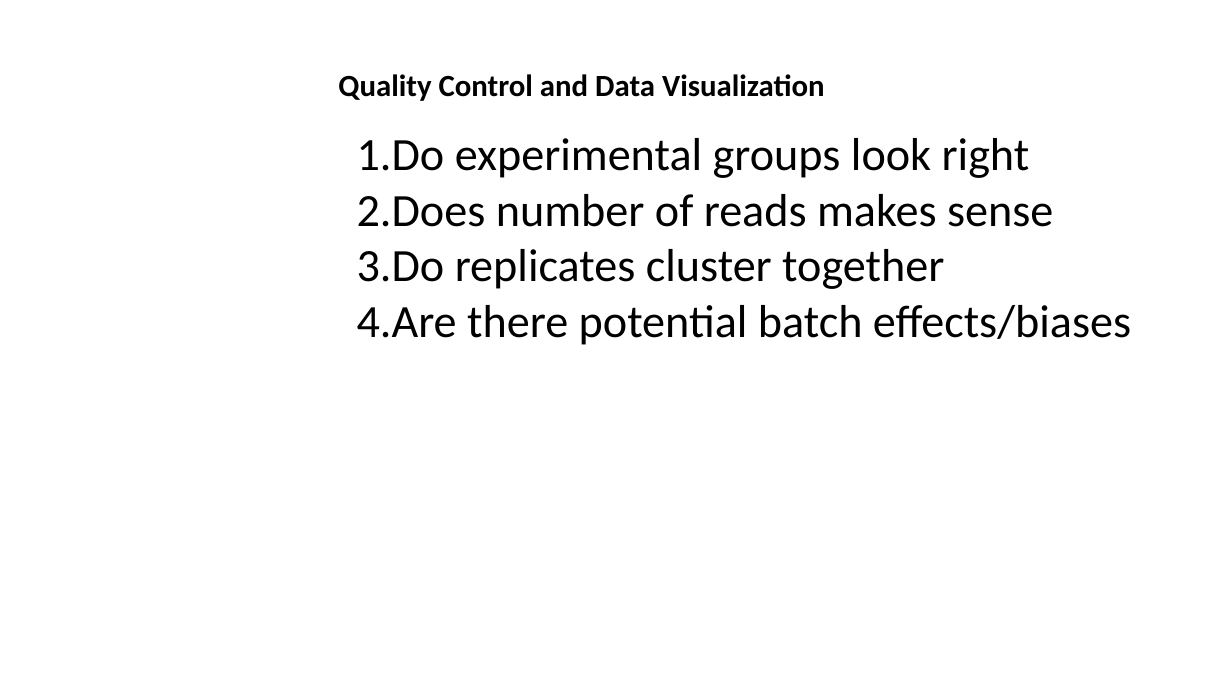
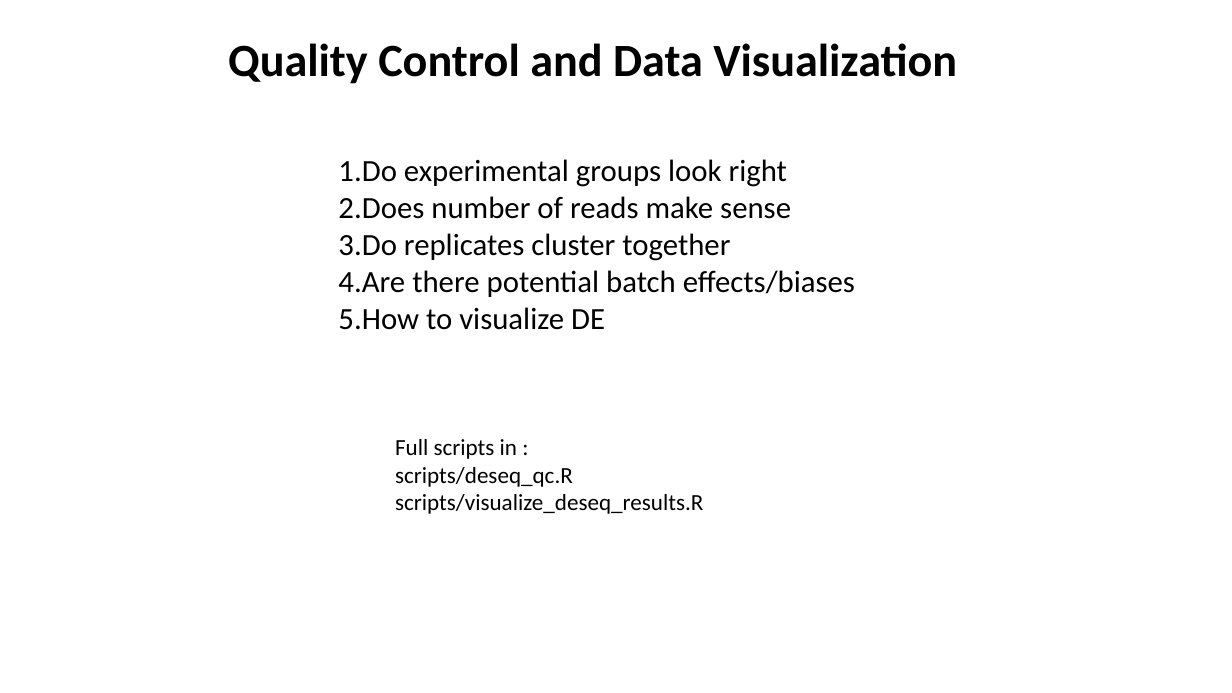
Before and after one commit to jraab/GNET749_RNAseq, a slide deck: slide 2 of lectures/2023_GNET749_Lecture5_QC_Viz.pptx. Drawn at 1232x693 pixels with LibreOffice and Linux fonts; fonts in the diff are those of the drawing. Boxes give left, top, right and bottom in pixels: in the first picture for what was removed or moved away, otherwise in the second. Text is boxed around its words. In the diff, an @@ line names an element or a change of style, - is before the commit and + after.

```diff
--- a/lectures/2023_GNET749_Lecture5_QC_Viz.pptx
+++ b/lectures/2023_GNET749_Lecture5_QC_Viz.pptx
@@ text "Quality Control and Data Visualization": place and size @@
-text "Quality Control and Data Visualization" at <box>338,74,825,101</box>
+text "Quality Control and Data Visualization" at <box>228,43,957,84</box>
@@ text "Quality Control and Data Visualization" at <box>228,43,957,84</box>: size 24 to 36 pt @@
@@ text "Do experimental groups look right": place and size @@
-text "Do experimental groups look right" at <box>357,138,1131,345</box>
+text "Do experimental groups look right" at <box>338,159,855,330</box>
@@ text at <box>338,159,855,297</box>: size 36 to 24 pt in "Do experimental groups look right", "Do replicates cluster together", "Are there potential batch effects/biases" @@
@@ text at <box>338,196,791,219</box>: text changed; size 36 to 24 pt @@
-2. Does number of reads makes sense
+2. Does number of reads make sense
@@ text at <box>338,307,605,330</box>: paragraph added @@
+5. How to visualize DE
@@ text added at <box>395,439,703,514</box>, 18 pt, text #000000 @@
+Full scripts in :
+scripts/deseq_qc.R
+scripts/visualize_deseq_results.R
```
Also in this commit, not shown: 4 other slides changed, 8 slides added, 3 other files.
